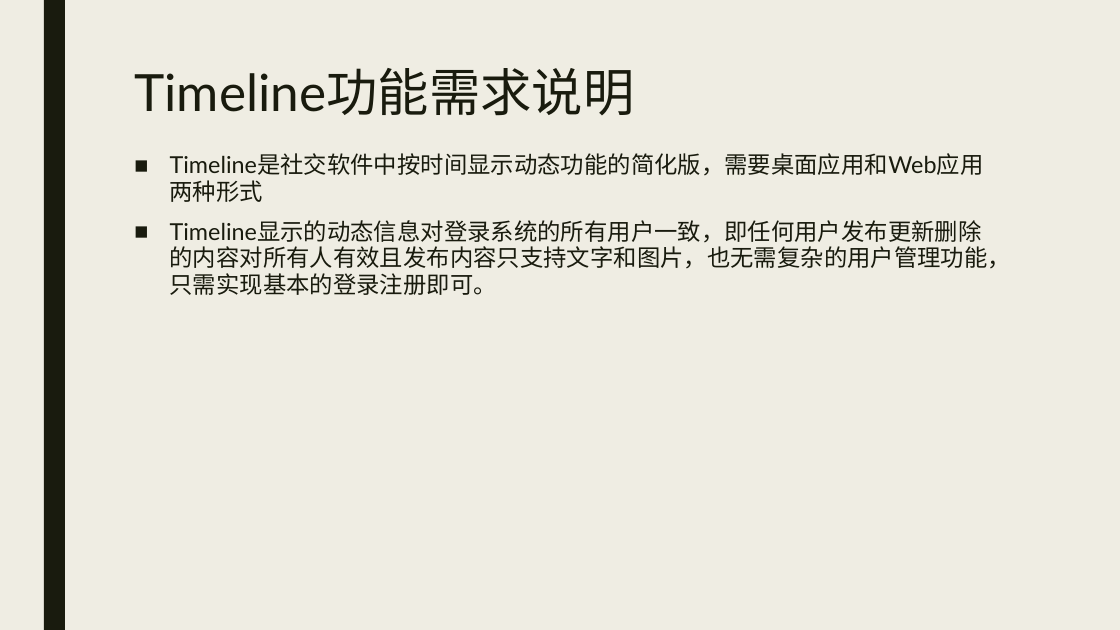
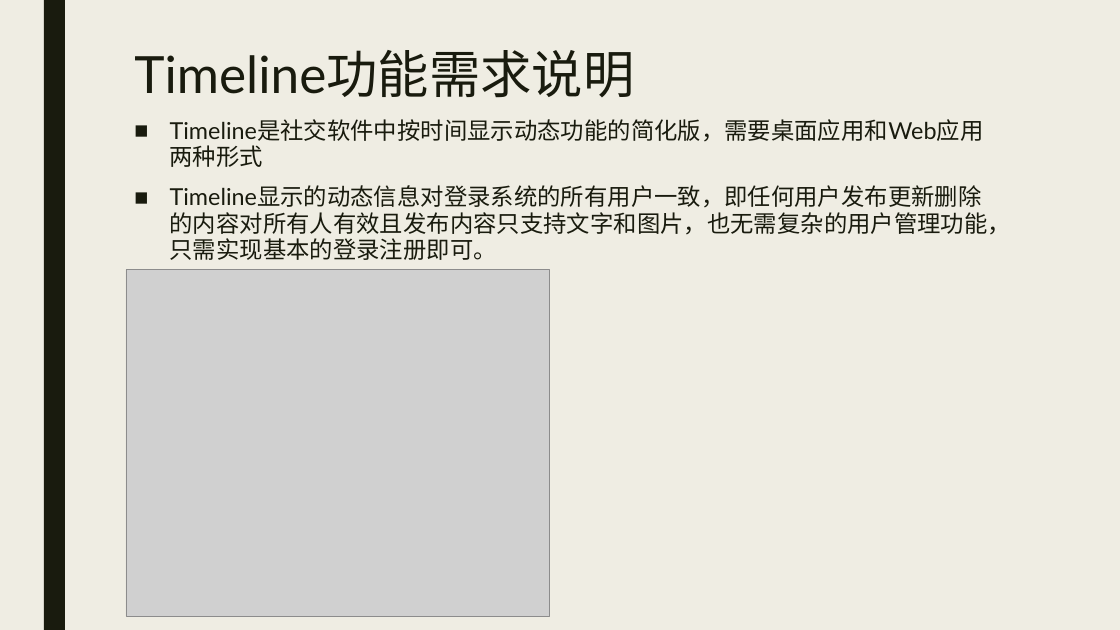
Before and after one commit to DestinyCoderWY/Timeline, a slide deck: slide 4 of 7.展示PPT/Timeline展示PPT.pptx. Drawn at 1120x630 pixels with LibreOffice and Linux fonts; fonts in the diff are those of the drawing; grey boxes stand for pictures. Boxes give left, top, right and bottom in pixels: in the first picture for what was removed or moved away, otherwise in the second. Text is boxed around its words. In the diff, an @@ line names an element or a change of style, - is before the commit and + after.

```diff
--- a/7.展示PPT/Timeline展示PPT.pptx
+++ b/7.展示PPT/Timeline展示PPT.pptx
@@ title "Timeline功能需求说明": place and size @@
-title "Timeline功能需求说明" at <box>134,68,634,116</box>
+title "Timeline功能需求说明" at <box>134,50,634,98</box>
@@ text "Timeline是社交软件中按时间显示动态功能的简化版，需要桌面应用和Web应用两种形式": place and size @@
-text "Timeline是社交软件中按时间显示动态功能的简化版，需要桌面应用和Web应用两种形式" at <box>170,153,1011,295</box>
+text "Timeline是社交软件中按时间显示动态功能的简化版，需要桌面应用和Web应用两种形式" at <box>170,119,1011,260</box>
@@ picture added at <box>126,270,549,616</box> @@
```
Also in this commit, not shown: 2 other slides changed, 16 slides added, 19 slides removed, 1 other file.
